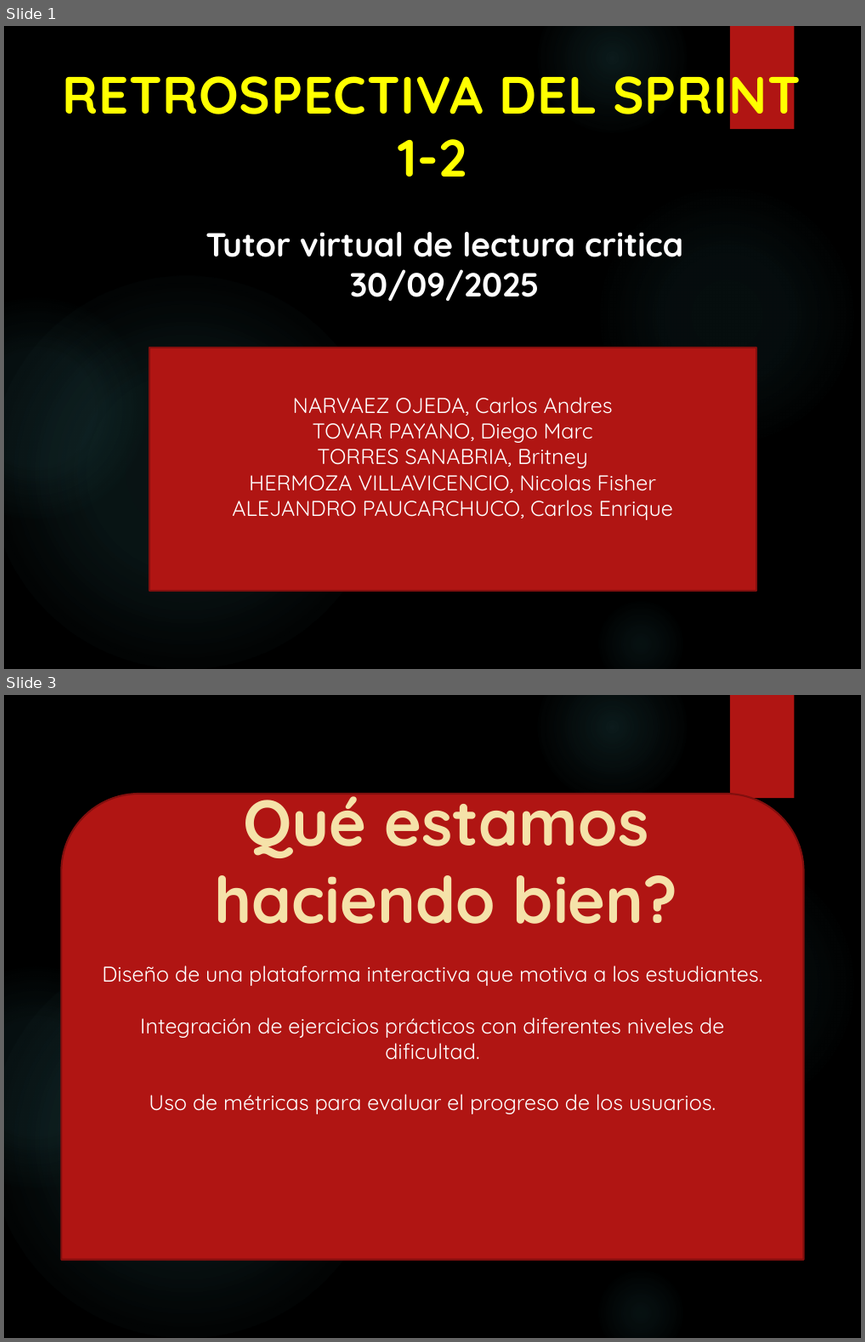
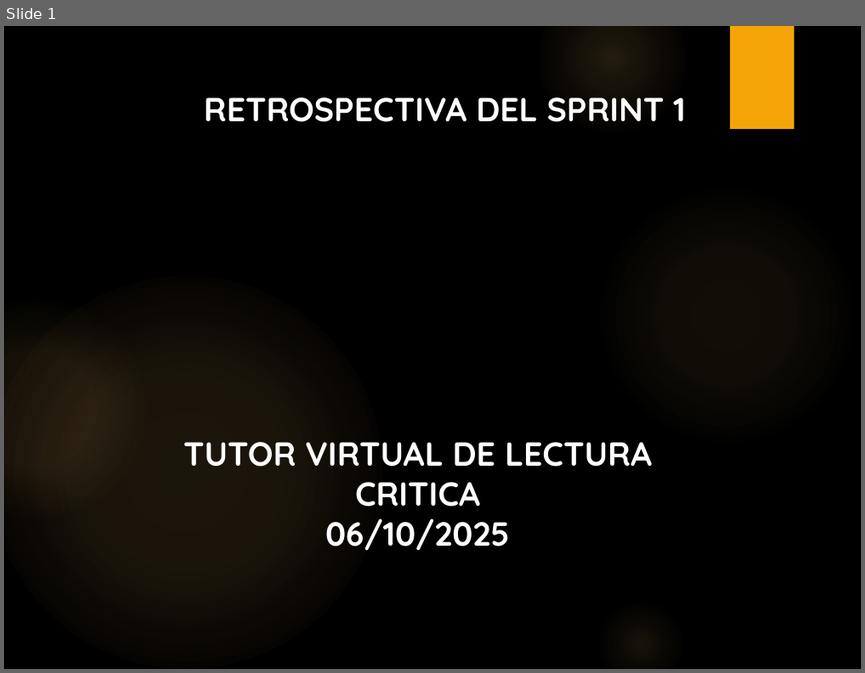
Before and after one commit to BritneyTorres/G2001, a slide deck: Semana 5/20250915_07_Retrospectiva del Sprint.pptx. Shown one above the other, each under a label of ours: slides 1 and 3 before the commit, slide 1 after it; the slides between them are not shown. The pictures are 865x1342 and 865x673 pixels, drawn with LibreOffice and Linux fonts; fonts in the diff are those of the drawing; background and template pictures are left out. Boxes give left, top, right and bottom in pixels: in the first picture for what was removed or moved away, otherwise in the second. Text is boxed around its words. In the diff, an @@ line names an element or a change of style, - is before the commit and + after.

```diff
--- a/Semana 5/20250915_07_Retrospectiva del Sprint.pptx
+++ b/Semana 5/20250915_07_Retrospectiva del Sprint.pptx
@@ slide 3 removed at box(4, 695, 861, 1338), background picture (left out); not listed: 6 template elements that a slide beside it also shows @@
@@ round same rect removed at box(62, 794, 803, 1259) @@
-Diseño de una plataforma interactiva que motiva a los estudiantes.
-Integración de ejercicios prácticos con diferentes niveles de dificultad.
-Uso de métricas para evaluar el progreso de los usuarios.
@@ text removed at box(214, 779, 678, 924) @@
-Qué estamos haciendo bien?
@@ slide 1 changed as well @@
@@ rectangle at box(730, 26, 794, 129): fill #B01513 to #F5A408 @@
@@ text at box(204, 97, 685, 122): text changed; size 44 to 28 pt; text colour #FFFF00 to #FFFFFF @@
-RETROSPECTIVA DEL SPRINT 1-2
+RETROSPECTIVA DEL SPRINT 1
@@ fill gradient #50B9C1 to gradient #FAC96A in 5 elements at box(595, 182, 858, 447), box(537, 26, 687, 133), box(595, 597, 687, 669), box(4, 276, 382, 669), box(4, 298, 146, 519) @@
@@ rectangle removed at box(148, 347, 756, 590) @@
-NARVAEZ OJEDA, Carlos Andres
-TOVAR PAYANO, Diego Marc
-TORRES SANABRIA, Britney
-HERMOZA VILLAVICENCIO, Nicolas Fisher
-ALEJANDRO PAUCARCHUCO, Carlos Enrique
@@ text at box(183, 442, 652, 550): text changed @@
-Tutor virtual de lectura critica
-30/09/2025
+TUTOR VIRTUAL DE LECTURA CRITICA
+06/10/2025
```
Also in this commit, not shown: 9 slides added, 3 other slides removed, 2 other files.
